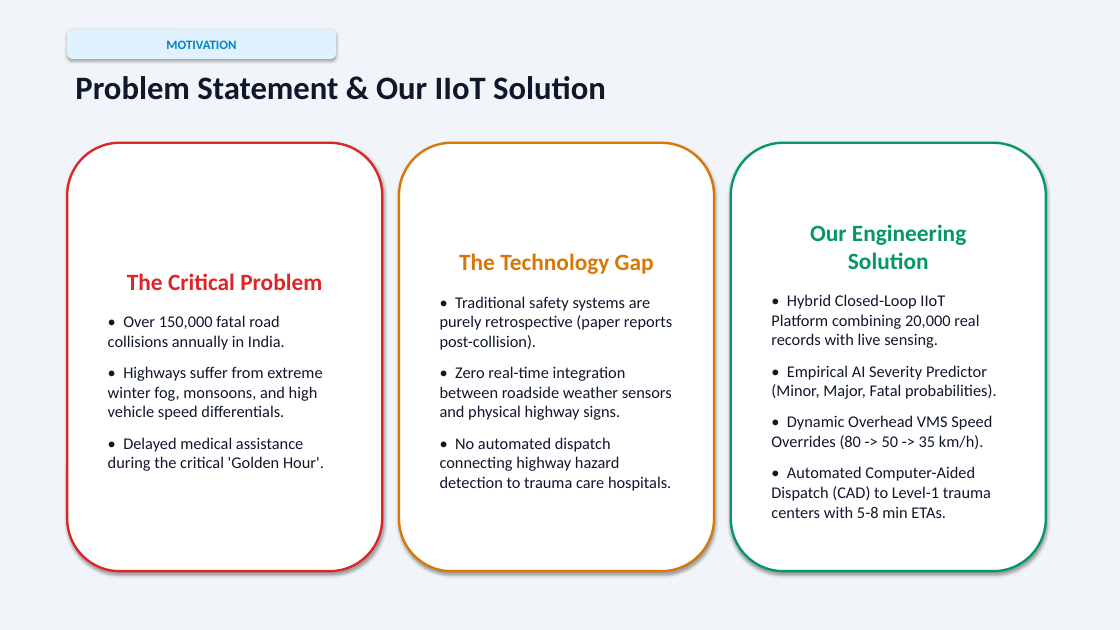
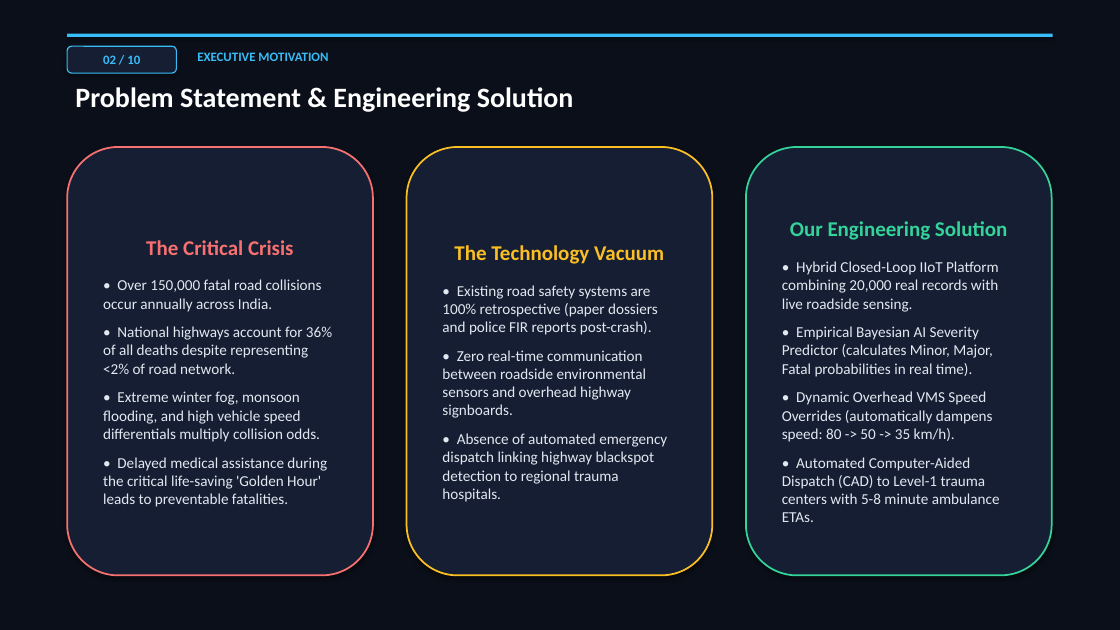
Before and after one commit to igris-bit/Road-Accident-Pattern-Analysis, a slide deck: slide 2 of docs/presentation/Road_Accident_Pattern_Analysis_Presentation.pptx. Drawn at 1120x630 pixels with LibreOffice and Linux fonts; fonts in the diff are those of the drawing. Boxes give left, top, right and bottom in pixels: in the first picture for what was removed or moved away, otherwise in the second. Text is boxed around its words. In the diff, an @@ line names an element or a change of style, - is before the commit and + after.

Commit message:
Redesign PPTX with modern deep obsidian tech theme, strict mathematical alignment, and high-visibility typography

```diff
--- a/docs/presentation/Road_Accident_Pattern_Analysis_Presentation.pptx
+++ b/docs/presentation/Road_Accident_Pattern_Analysis_Presentation.pptx
@@ rectangle at (x1=0, y1=0, x2=1120, y2=630): fill #F1F5F9 to #0B0F19 @@
@@ rounded rectangle removed at (x1=67, y1=29, x2=336, y2=59) @@
-MOTIVATION
@@ rectangle added at (x1=67, y1=34, x2=1053, y2=37), fill #38BDF8 @@
@@ rounded rectangle added at (x1=67, y1=46, x2=176, y2=73), fill #151E32, outline #38BDF8 1 pt, 11 pt, text #38BDF8, bold @@
+02 / 10
@@ text added at (x1=197, y1=52, x2=328, y2=61), 11 pt, text #38BDF8, bold @@
+EXECUTIVE MOTIVATION
@@ text at (x1=75, y1=87, x2=574, y2=112): text changed; size 28 to 24 pt; text colour #0F172A to #FFFFFF @@
-Problem Statement & Our IIoT Solution
+Problem Statement & Engineering Solution
@@ rounded rectangle "The Critical Crisis" resized from (x1=67, y1=143, x2=382, y2=571) to (x1=67, y1=147, x2=373, y2=576) @@
@@ rounded rectangle "The Critical Crisis" at (x1=67, y1=147, x2=373, y2=576): fill #FFFFFF to #151E32; outline #DC2626 2 pt to #F87171 1.5 pt @@
@@ rounded rectangle "The Technology Vacuum" resized from (x1=399, y1=143, x2=714, y2=571) to (x1=407, y1=147, x2=712, y2=576) @@
@@ rounded rectangle "The Technology Vacuum" at (x1=407, y1=147, x2=712, y2=576): fill #FFFFFF to #151E32; outline #D97706 2 pt to #FBBF24 1.5 pt @@
@@ rounded rectangle "Our Engineering Solution" resized from (x1=731, y1=143, x2=1046, y2=571) to (x1=746, y1=147, x2=1052, y2=576) @@
@@ rounded rectangle "Our Engineering Solution" at (x1=746, y1=147, x2=1052, y2=576): fill #FFFFFF to #151E32; outline #059669 2 pt to #34D399 1.5 pt @@
@@ text in rounded rectangle at (x1=790, y1=221, x2=1007, y2=240): size 20 to 18 pt, text colour #059669 to #34D399 in "Our Engineering Solution" @@
@@ text in rounded rectangle at (x1=103, y1=240, x2=332, y2=507): text changed; size 14 to 13 pt; text colour #0F172A to #E2E8F0 @@
-The Critical Problem
-• Over 150,000 fatal road collisions annually in India.
-• Highways suffer from extreme winter fog, monsoons, and high vehicle speed differentials.
-• Delayed medical assistance during the critical 'Golden Hour'.
+The Critical Crisis
+• Over 150,000 fatal road collisions occur annually across India.
+• National highways account for 36% of all deaths despite representing <2% of road network.
+• Extreme winter fog, monsoon flooding, and high vehicle speed differentials multiply collision odds.
+• Delayed medical assistance during the critical life-saving 'Golden Hour' leads to preventable fatalities.
@@ text in rounded rectangle at (x1=442, y1=245, x2=667, y2=502): text changed; size 14 to 13 pt; text colour #0F172A to #E2E8F0 @@
-The Technology Gap
-• Traditional safety systems are purely retrospective (paper reports post-collision).
-• Zero real-time integration between roadside weather sensors and physical highway signs.
-• No automated dispatch connecting highway hazard detection to trauma care hospitals.
+The Technology Vacuum
+• Existing road safety systems are 100% retrospective (paper dossiers and police FIR reports post-crash).
+• Zero real-time communication between roadside environmental sensors and overhead highway signboards.
+• Absence of automated emergency dispatch linking highway blackspot detection to regional trauma hospitals.
@@ text in rounded rectangle at (x1=782, y1=261, x2=1000, y2=522): text changed; size 14 to 13 pt; text colour #0F172A to #E2E8F0 @@
-• Hybrid Closed-Loop IIoT Platform combining 20,000 real records with live sensing.
-• Empirical AI Severity Predictor (Minor, Major, Fatal probabilities).
-• Dynamic Overhead VMS Speed Overrides (80 -> 50 -> 35 km/h).
-• Automated Computer-Aided Dispatch (CAD) to Level-1 trauma centers with 5-8 min ETAs.
+• Hybrid Closed-Loop IIoT Platform combining 20,000 real records with live roadside sensing.
+• Empirical Bayesian AI Severity Predictor (calculates Minor, Major, Fatal probabilities in real time).
+• Dynamic Overhead VMS Speed Overrides (automatically dampens speed: 80 -> 50 -> 35 km/h).
+• Automated Computer-Aided Dispatch (CAD) to Level-1 trauma centers with 5-8 minute ambulance ETAs.
```
Also in this commit, not shown: 9 other slides changed.
